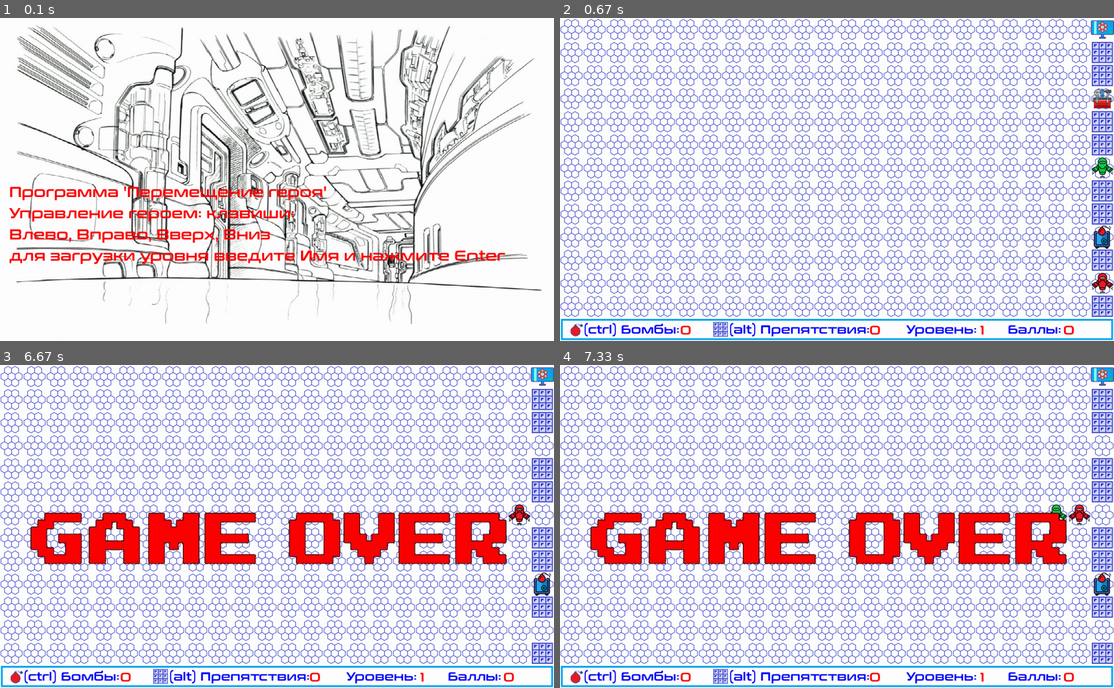
Above: before the commit, frames 1-4 (two rows, left to right).
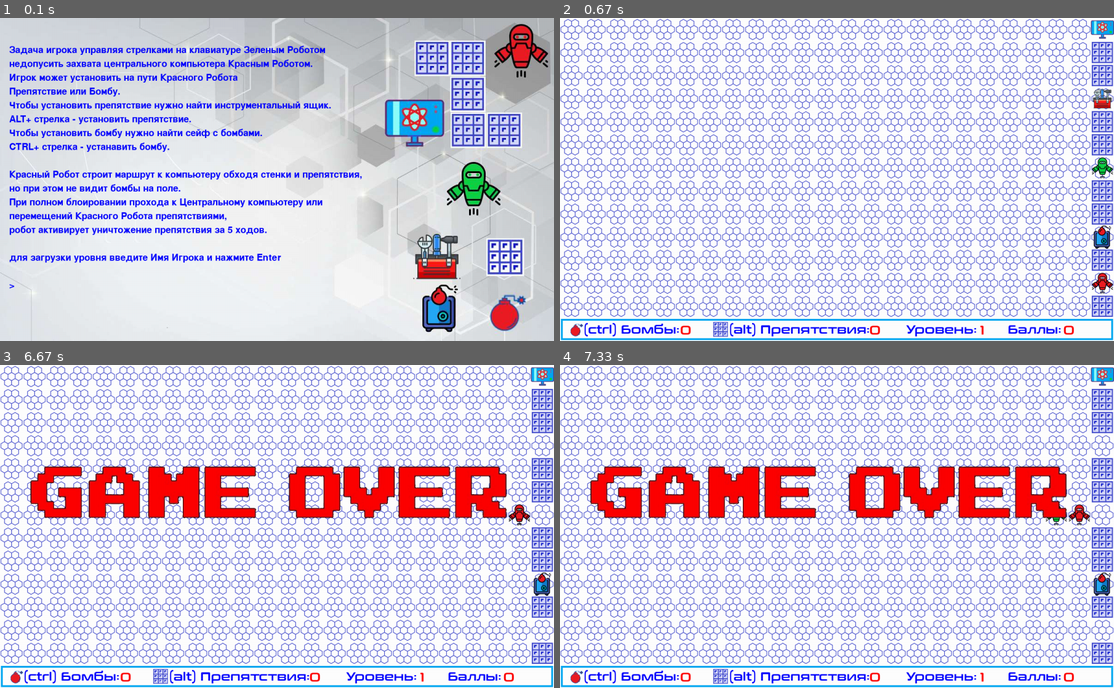
Above: after the commit, the same moments.

Repository: AVRasyuk/PyGameProject
Game: pygame game, started from main.py
The game is run twice, just before and just after one commit, with the same random seed, the same clock (stepped at 60 frames per second) and the same inputs.
Inputs:
- Up to frame 1 (0.1 s): no input
- Up to frame 2 (0.67 s): tap Enter at 0.33 s
- Up to frame 3 (6.67 s): hold Left 0.67-1.2 s; hold Down 1.33-1.63 s; hold Left 1.67-2.07 s; tap D at 1.82, 3.32, 4.72, 6.12 s; hold Up 2.1-2.47 s; hold Right 2.5-3.13 s; hold Down 3.17-3.53 s; hold Left 3.57-4.03 s; hold Right 4.07-4.53 s; hold Up 4.57-4.87 s; hold Right 4.9-5.37 s; type "an" at 5.4 s; type "n" at 5.67 s; tap Enter at 5.83 s; hold Left 5.97-6.5 s
- Up to frame 4 (7.33 s): hold Left 6.87-7.27 s; hold Up from 7.3 s (still down)

The runs differ from the first frame. In frame 1, 71% of the frame differs, in the area x 0-100%, y 0-100%; in frame 2, less than 0.1%; in frame 3, 16%; in frame 4, 16%.

Commit message:
изменения в графических файлах

Diff:
--- a/data/score.txt
+++ b/data/score.txt
@@ -1,3 +1,13 @@
 Name,Score
+as,154
+asdsdasadas,145
 ,145
 Alexander,100
+sd,0
+sa,0
+jh,0
+dsg,0
+asa,0
+alex,0
+aa,0
+XASX,0
--- a/main.py
+++ b/main.py
@@ -37,30 +37,44 @@
     need_input = True
     while True:
         pygame.display.set_caption('Космическая база.')
-        intro_text = ["Программа 'Перемещение героя'",
-                      "Управление героем: клавиши:",
-                      "Влево, Вправо, Вверх, Вниз",
-                      "для загрузки уровня введите Имя и нажмите Enter",
+        intro_text = ["Задача игрока управляя стрелками на клавиатуре Зеленым Роботом ",
+                      "недопусить захвата центрального компьютера Красным Роботом.",
+                      "Игрок может установить на пути Красного Робота",
+                      "Препятствие или Бомбу.",
+                      "Чтобы установить препятствие нужно найти инструментальный ящик.",
+                      "ALT+ стрелка - установить препятствие.",
+                      "Чтобы установить бомбу нужно найти сейф с бомбами.",
+                      "CTRL+ стрелка - устанавить бомбу.",
+                      " ",
+                      "Красный Робот строит маршрут к компьютеру обходя стенки и препятствия,",
+                      "но при этом не видит бомбы на поле.",
+                      "При полном блоировании прохода к Центральному компьютеру или",
+                      "перемещений Красного Робота препятствиями,",
+                      "робот активирует уничтожение препятствия за 5 ходов.",
+                      " ",
+                      "для загрузки уровня введите Имя Игрока и нажмите Enter",
+                      " ",
+                      ">",
                       ]
         fon = pygame.transform.scale(load_image('start_fon.jpg'), (width, height))
         screen.blit(fon, (0, 0))
 
-        font = pygame.font.Font(font_file_name, 30)
-        text_coord = 350
+        font = pygame.font.Font(None, 30)
+        text_coord = 50
         for line in intro_text:
-            string_rendered = font.render(line, 1, pygame.Color('red'))
+            string_rendered = font.render(line, 1, pygame.Color('blue'))
             intro_rect = string_rendered.get_rect()
             text_coord += 10
             intro_rect.top = text_coord
             intro_rect.x = 20
             text_coord += intro_rect.height
             screen.blit(string_rendered, intro_rect)
-        font_player_name = pygame.font.Font(font_file_name, 70)
+        font_player_name = pygame.font.Font(font_file_name, 40)
         string_rendered1 = font_player_name.render(input_name_player, 1, pygame.Color('red'))
         intro_rect = string_rendered1.get_rect()
-        text_coord = 500
+        text_coord = 550
         intro_rect.top = text_coord
-        intro_rect.x = 20
+        intro_rect.x = 40
         text_coord += intro_rect.height
         screen.blit(string_rendered1, intro_rect)
 
@@ -153,10 +167,10 @@
 
     while True:
         pygame.display.set_caption('Космическая база. Рекорды')
-        fon = pygame.transform.scale(load_image('end_fon.png'), (width, height))
+        fon = pygame.transform.scale(load_image('end_fon.jpg'), (width, height))
         screen.blit(fon, (0, 0))
-        font = pygame.font.Font(font_file_name, 50)
-        text_coord = 250
+        font = pygame.font.Font(font_file_name, 30)
+        text_coord = 156
         for line in list_for_table:
             str_text_name, str_text_score = str(line[0]), str(line[1])
             name_string_rendered = font.render(str_text_name, 1, pygame.Color('red'))
@@ -166,8 +180,8 @@
             text_coord += 10
             intro_rect0.top = text_coord
             intro_rect1.top = text_coord
-            intro_rect0.x = 100
-            intro_rect1.x = 600
+            intro_rect0.x = 300
+            intro_rect1.x = 700
             text_coord += intro_rect0.height
             screen.blit(name_string_rendered, intro_rect0)
             screen.blit(score_string_rendered, intro_rect1)
@@ -752,7 +766,7 @@
     flag_stop_score_time = False
 
     clock = pygame.time.Clock()
-    pygame.display.set_caption('Перемещение героя. Дополнительные уровни')
+    pygame.display.set_caption('Космическая база.')
     size = width, height = 1200, 700
     screen = pygame.display.set_mode(size)
     player, bad_robot, level_x, level_y = generate_level(load_level(start_new_level(number_level)))
@@ -876,7 +890,7 @@
                         # и размеры
                         sprite_game_over.rect = sprite_game_over.image.get_rect()
                         sprite_game_over.rect.x = 50
-                        sprite_game_over.rect.y = 300
+                        sprite_game_over.rect.y = 200
                         # добавим спрайт в группу
                         game_over_group.add(sprite_game_over)
                         sound_game_over = 'data\game_over.mp3'
Binary file changed: data/bad_robot_sheet.png
Binary file added: data/end_fon.jpg
Binary file removed: data/end_fon.png
Binary file changed: data/start_fon.jpg
